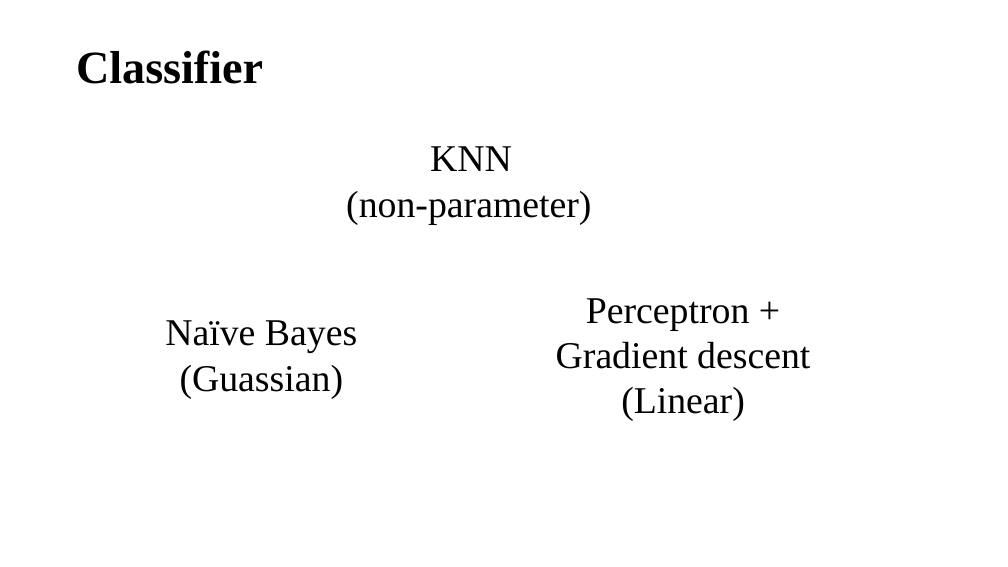
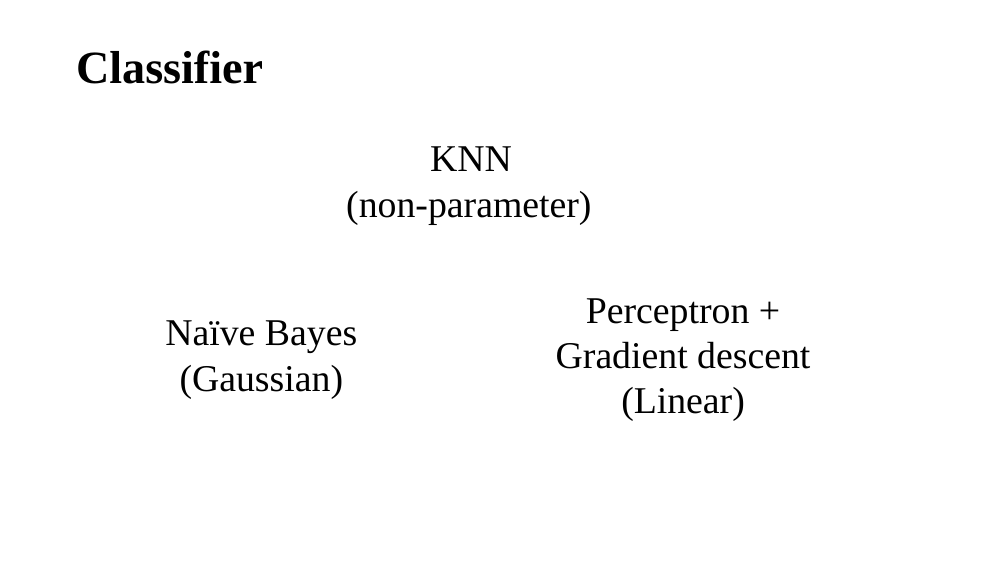
Before and after one commit to zzqCindy/ML-Project, a slide deck: slide 8 of ZhiqianZhou.pptx. Drawn at 1008x567 pixels with LibreOffice and Linux fonts; fonts in the diff are those of the drawing. Boxes give left, top, right and bottom in pixels: in the first picture for what was removed or moved away, otherwise in the second. Text is boxed around its words. In the diff, an @@ line names an element or a change of style, - is before the commit and + after.

```diff
--- a/ZhiqianZhou.pptx
+++ b/ZhiqianZhou.pptx
@@ text at [180, 365, 344, 399]: text changed @@
-(Guassian)
+(Gaussian)
```
Also in this commit, not shown: 5 other files.
